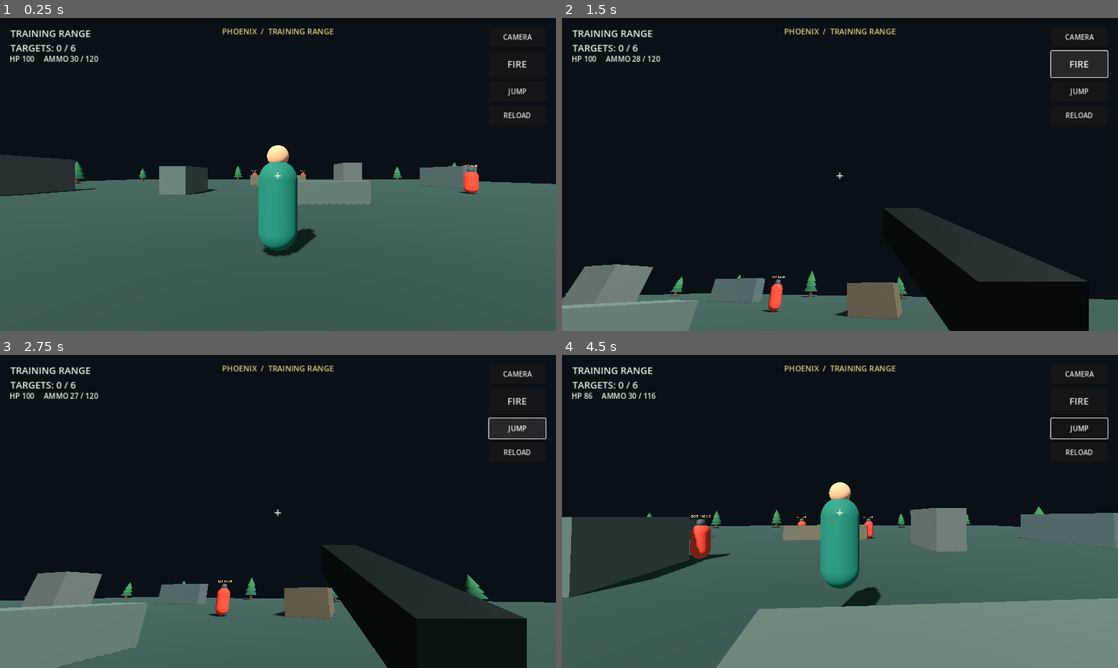
Above: before the commit, frames 1-4 (two rows, left to right).
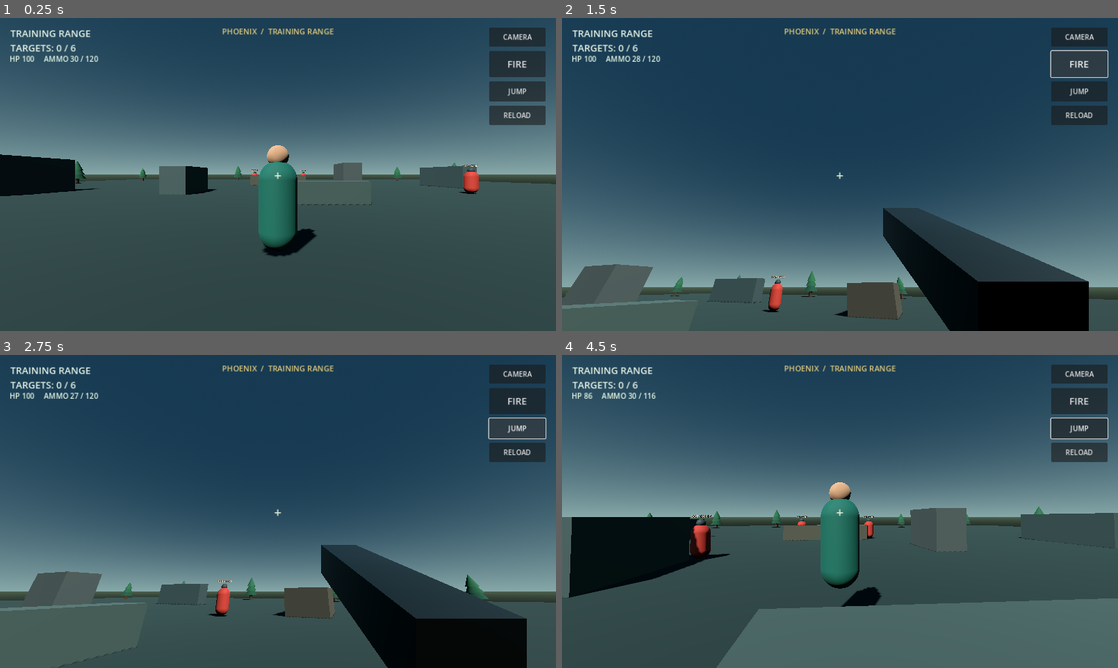
Above: after the commit, the same moments.

Repository: rannarmenu/project-phoenix-battle-royale
Game: Godot game, scene res://scenes/main.tscn
Same seed, same stepped clock (60 frames per second), same inputs: the game is played once before the commit and once after it.
Inputs (mouse positions are in pixels of both pictures, inside the frame that each line leads up to):
- Up to frame 1 (0.25 s): no input
- Up to frame 2 (1.5 s): click "CAMERA" at 0.5 s; click "FIRE" at 1.25 s
- Up to frame 3 (2.75 s): click "JUMP" at 2 s
- Up to frame 4 (4.5 s): tap Enter at 2.75 s; move the mouse to (867, 511) at 2.77 s; hold W (move_forward) from 2.78 s (still down); tap V at 2.85 s; click (867, 511) at 2.92 s; tap Space (jump) at 3.02, 3.77 s; move the mouse to (812, 511) at 3.52 s; tap R at 3.6 s; move the mouse to (851, 505) at 4.27 s; hold Shift from 4.28 s (still down)

The runs differ from the first frame. In frame 1, 55% of the frame differs, in the area x 0-100%, y 0-75%; in frame 2, 85%, in the area x 0-100%, y 0-100%; in frame 3, 80%; in frame 4, 76%.

Commit message:
Improve outdoor sky and ambient lighting

Diff:
--- a/scripts/main.gd
+++ b/scripts/main.gd
@@ -18,11 +18,17 @@
 func _build_environment() -> void:
 	var world_env := WorldEnvironment.new()
 	var env := Environment.new()
-	env.background_mode = Environment.BG_COLOR
-	env.background_color = Color(0.035, 0.065, 0.085)
-	env.ambient_light_source = Environment.AMBIENT_SOURCE_COLOR
-	env.ambient_light_color = Color(0.72, 0.79, 0.83)
-	env.ambient_light_energy = 0.75
+	env.background_mode = Environment.BG_SKY
+	var sky := Sky.new()
+	var sky_material := ProceduralSkyMaterial.new()
+	sky_material.sky_top_color = Color(0.10, 0.23, 0.32)
+	sky_material.sky_horizon_color = Color(0.53, 0.66, 0.66)
+	sky_material.ground_bottom_color = Color(0.075, 0.095, 0.085)
+	sky_material.ground_horizon_color = Color(0.30, 0.38, 0.31)
+	sky.sky_material = sky_material
+	env.sky = sky
+	env.ambient_light_source = Environment.AMBIENT_SOURCE_SKY
+	env.ambient_light_energy = 0.65
 	world_env.environment = env
 	add_child(world_env)
 
